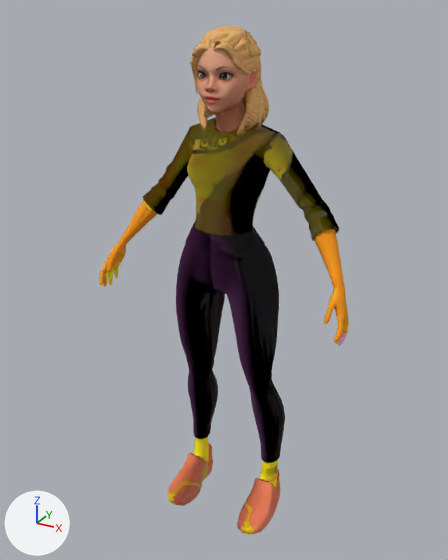
One commit to the FBX model Assets/Models/PurplePants.fbx: the scene before it, then after it.
One viewpoint serves both versions: a 50 mm lens placed at (0.936, -1.759, 1.811), pointed at (-0.021, -0.019, 0.941). Arrows for +X, +Y and +Z are at lower left; the lights stay in place. The picture after the commit comes second. Vertices at exactly the same position are counted once.

In view in the first picture: 'Wolf3D_Body', 'Wolf3D_Hair', 'Wolf3D_Head', 'Wolf3D_Outfit_Bottom', 'Wolf3D_Outfit_Footwear', 'Wolf3D_Outfit_Top' and 1 more.
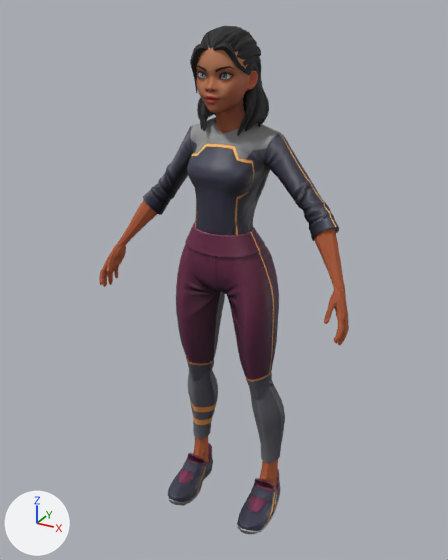
Diff of the bpy script that builds the scene:
```diff
--- a/Assets/Models/PurplePants.fbx.py
+++ b/Assets/Models/PurplePants.fbx.py
@@ mat_wolf3d_hair @@
 n2 = _N.new('ShaderNodeTexImage'); n2.name = 'Image Texture'
-n2.image = img_image_4_jpg
+n2.image = img_purplepants_hair_jpg
 n3 = _N.new('ShaderNodeTexImage'); n3.name = 'Image Texture.001'
-n3.image = img_image_3_jpg
+n3.image = img_purplepants_hairbump_jpg
 n4 = _N.new('ShaderNodeNormalMap'); n4.name = 'Normal Map'
@@ mat_wolf3d_body @@
 n2 = _N.new('ShaderNodeTexImage'); n2.name = 'Image Texture'
-n2.image = img_image_15_jpg
+n2.image = img_purplepants_hands_jpg
 n3 = _N.new('ShaderNodeTexImage'); n3.name = 'Image Texture.001'
-n3.image = img_image_5_jpg
+n3.image = img_purplepants_handsbump_jpg
 n4 = _N.new('ShaderNodeNormalMap'); n4.name = 'Normal Map'
@@ mat_wolf3d_outfit_bottom @@
 n2 = _N.new('ShaderNodeTexImage'); n2.name = 'Image Texture'
-n2.image = img_image_7_jpg
+n2.image = img_purplepants_pants_jpg
 n3 = _N.new('ShaderNodeTexImage'); n3.name = 'Image Texture.001'
-n3.image = img_image_6_jpg
+n3.image = img_purplepants_pantsbump_jpg
 n4 = _N.new('ShaderNodeNormalMap'); n4.name = 'Normal Map'
@@ mat_wolf3d_skin @@
 mat_wolf3d_skin = principled_material('Wolf3D_Skin')
-mat_wolf3d_skin.texture = img_image_1_jpg
+mat_wolf3d_skin.texture = img_purplepants_skin_jpg
 mat_wolf3d_skin.roughness = 0.7
@@ mat_wolf3d_outfit_footwear @@
 n2 = _N.new('ShaderNodeTexImage'); n2.name = 'Image Texture'
-n2.image = img_image_10_jpg
+n2.image = img_purplepants_shoes_jpg
 n3 = _N.new('ShaderNodeTexImage'); n3.name = 'Image Texture.001'
-n3.image = img_image_9_jpg
+n3.image = img_purplepants_shoesbump_jpg
 n4 = _N.new('ShaderNodeNormalMap'); n4.name = 'Normal Map'
@@ mat_wolf3d_outfit_top @@
 n2 = _N.new('ShaderNodeTexImage'); n2.name = 'Image Texture'
-n2.image = img_image_13_jpg
+n2.image = img_purplepants_top_jpg
 n3 = _N.new('ShaderNodeTexImage'); n3.name = 'Image Texture.001'
-n3.image = img_image_12_jpg
+n3.image = img_purplepants_topbump_jpg
 n4 = _N.new('ShaderNodeNormalMap'); n4.name = 'Normal Map'
@@ me_wolf3d_outfit_top @@
 me_wolf3d_outfit_top.from_pydata(...)  # 1161 vertices, 2242 faces; spans x -0.363..0.365, y -0.153..0.071, z 1.128..1.499
+# me_wolf3d_outfit_top part 1: its shading normals changed
 me_wolf3d_outfit_top.materials.append(mat_wolf3d_outfit_top)
```

Where the change shows, as pixel boxes (x1, y1, x2, y2) in the pictures (448 x 560 px):
'Wolf3D_Outfit_Bottom', surface changed (lighter): (176, 223, 285, 463) in both
'Wolf3D_Outfit_Top', surface changed, shading changed (brown to grey): (143, 117, 339, 241) in both
'Wolf3D_Body', surface changed: (99, 200, 349, 487) in both
'Wolf3D_Hair', surface changed (orange to black): (190, 26, 269, 136) in both
'Wolf3D_Head', surface changed (darker): (196, 47, 258, 133) in both
'Wolf3D_Outfit_Footwear', surface changed (darker): (168, 443, 280, 534) in both
